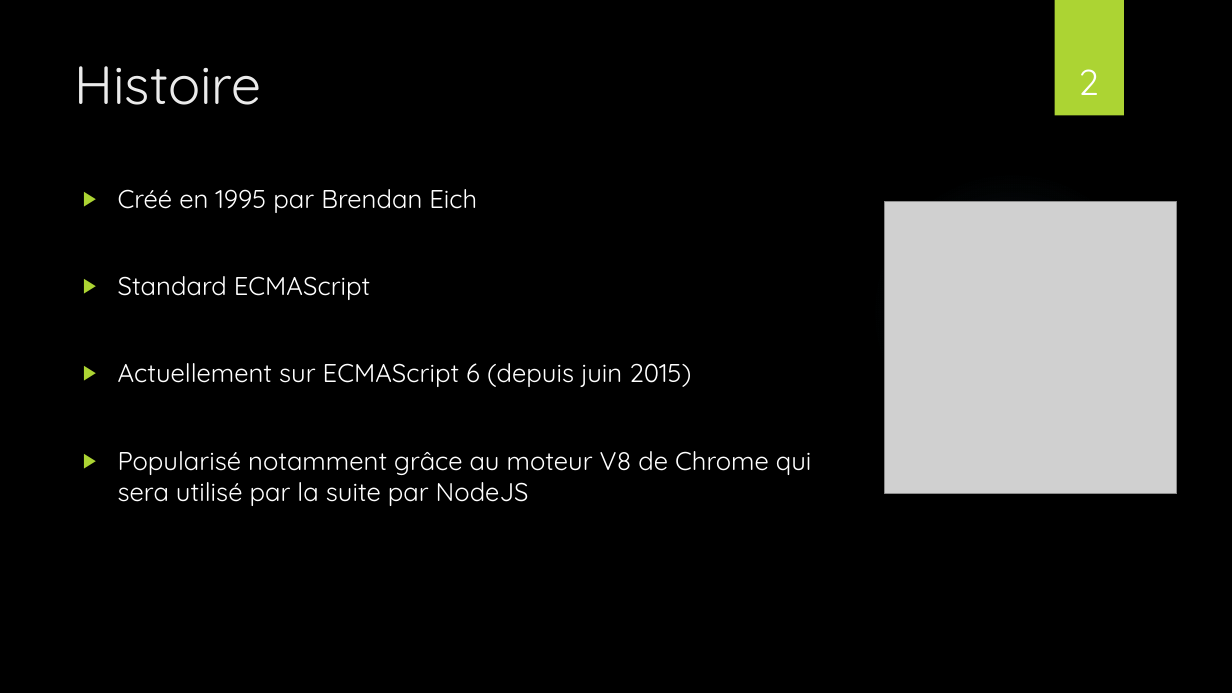
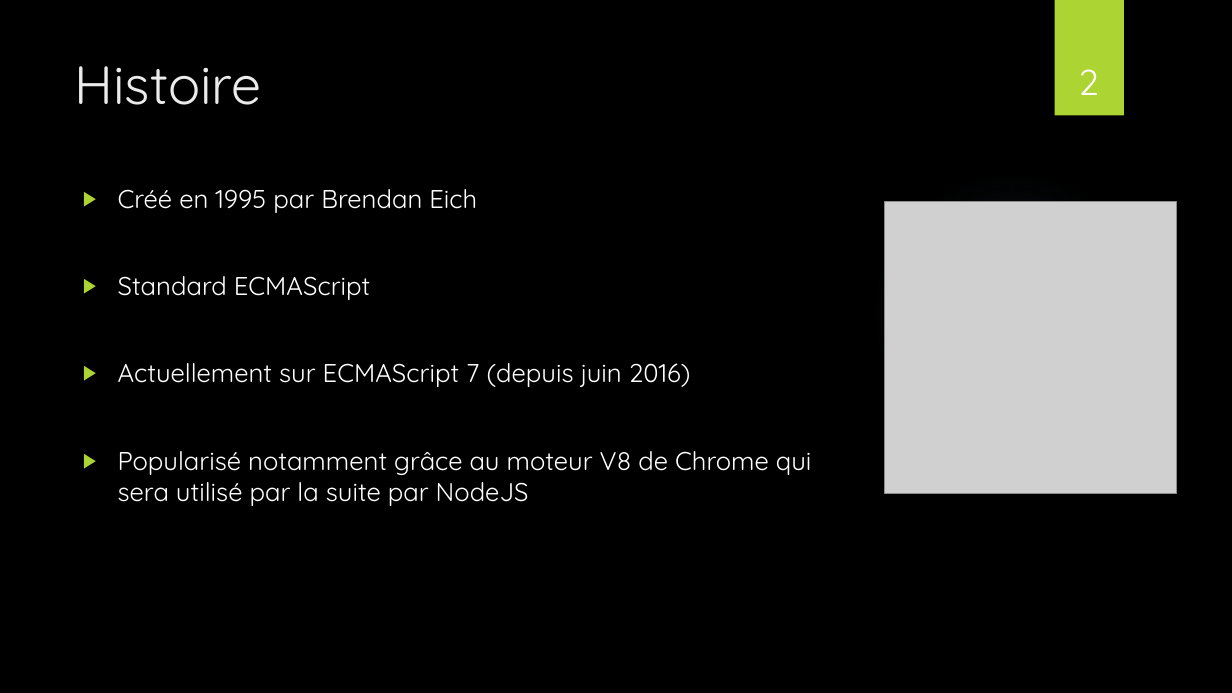
Before and after one commit to NideXTC/formations, a slide deck: slide 2 of JavaScript/JavaScript.pptx. Drawn at 1232x693 pixels with LibreOffice and Linux fonts; fonts in the diff are those of the drawing; grey boxes stand for pictures; background and template pictures are left out. Boxes give left, top, right and bottom in pixels: in the first picture for what was removed or moved away, otherwise in the second. Text is boxed around its words. In the diff, an @@ line names an element or a change of style, - is before the commit and + after.

```diff
--- a/JavaScript/JavaScript.pptx
+++ b/JavaScript/JavaScript.pptx
@@ text at box(118, 363, 691, 387): text changed @@
-▶ Actuellement sur ECMAScript 6 (depuis juin 2015)
+▶ Actuellement sur ECMAScript 7 (depuis juin 2016)
```
Also in this commit, not shown: 33 other files.
